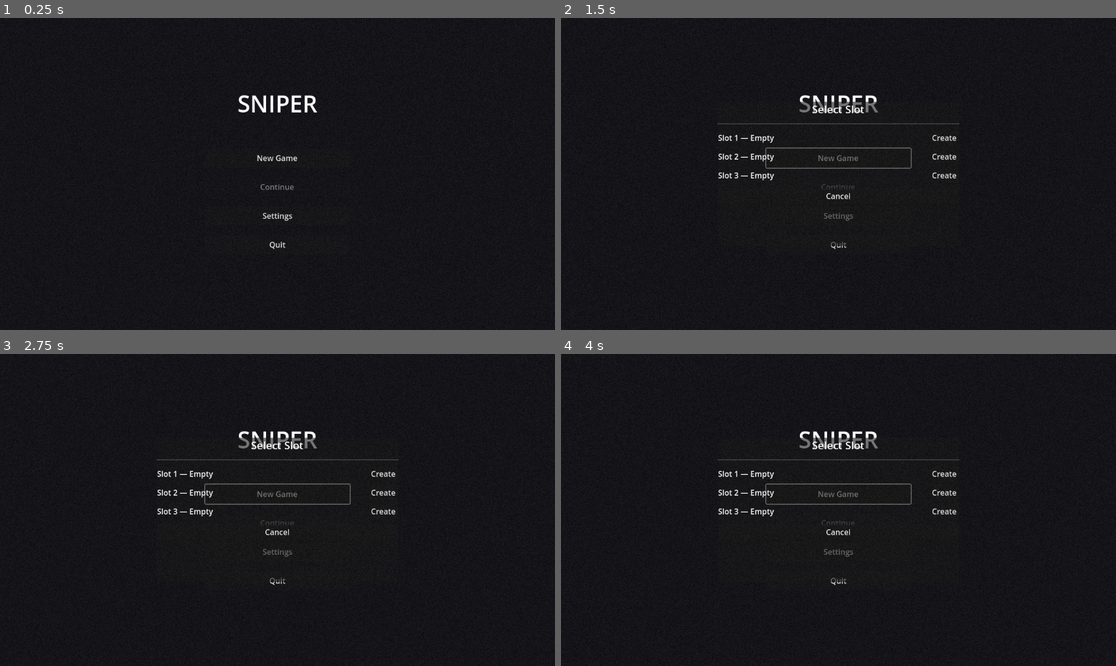
Above: before the commit, frames 1-4 (two rows, left to right).
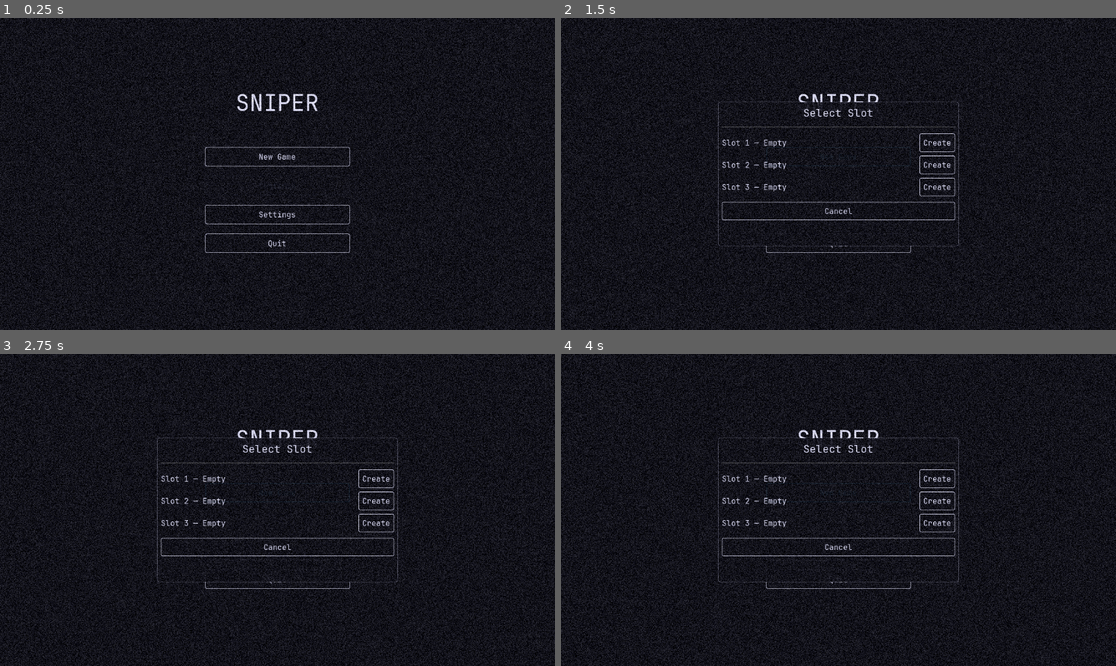
Above: after the commit, the same moments.

Repository: artemiiShabanov/UntitledSniperGame
Game: Godot game, scene res://scenes/ui/main_menu.tscn
Same seed, same stepped clock (60 frames per second), same inputs: the game is played once before the commit and once after it.
Inputs (mouse positions are in pixels of both pictures, inside the frame that each line leads up to):
- Up to frame 1 (0.25 s): no input
- Up to frame 2 (1.5 s): click "New Game" at 0.5 s; click "New Game" at 1.25 s
- Up to frame 3 (2.75 s): tap Enter at 2 s; move the mouse to (399, 494) at 2.02 s; hold D (move_right) from 2.03 s (still down); tap 1 (ammo_1) at 2.1 s; tap Space (jump) at 2.27 s
- Up to frame 4 (4 s): move the mouse to (727, 525) at 2.77 s; release D (move_right) at 2.78 s; hold S (move_backward) 2.78-3.53 s; tap 2 (ammo_2) at 2.85 s; tap Space (jump) at 3.02 s; move the mouse to (894, 441) at 3.52 s; hold D (move_right) from 3.53 s (still down); tap 3 (ammo_3) at 3.6 s

The runs differ from the first frame. In frame 1, 1.7% of the frame differs, in the area x 0-100%, y 0-100%; in frame 2, 3.4%; in frame 3, 3.3%; in frame 4, 3.4%.

Commit message:
PaletteTheme system: global UI theming + JetBrains Mono font
- PaletteTheme autoload builds a Theme resource from active palette
  and applies to root viewport — all UI inherits automatically
- JetBrains Mono Regular/Bold as default game font (monospace, tactical)
- Theme covers: Label, Button, Panel, ProgressBar, CheckButton,
  HSlider, LineEdit — all palette-reactive on swap
- Flat StyleBoxFlat panels with subtle borders, no gradients
- Main menu background driven by palette fg_dark
- Title uses accent_friendly at 48px

New node types get themed automatically — no per-node color setup needed
unless conditional logic is required (e.g. timer turning red).

Co-Authored-By: Claude Opus 4.6 <noreply@anthropic.com>

Diff:
--- a/project.godot
+++ b/project.godot
@@ -26,6 +26,7 @@
 SettingsManager="*res://scripts/ui/settings_manager.gd"
 PauseMenu="*res://scenes/ui/pause_menu.tscn"
 PaletteManager="*res://scripts/systems/palette_manager.gd"
+PaletteTheme="*res://scripts/ui/palette_theme.gd"
 FilmGrainOverlay="*res://scenes/ui/film_grain_overlay.tscn"
 
 [display]
--- a/scenes/ui/film_grain_overlay.tscn
+++ b/scenes/ui/film_grain_overlay.tscn
@@ -1,10 +1,10 @@
-[gd_scene load_steps=3 format=3]
+[gd_scene load_steps=3 format=3 uid="uid://hl2ul6vlsoh"]
 
-[ext_resource type="Shader" path="res://shaders/film_grain.gdshader" id="1_shader"]
+[ext_resource type="Shader" uid="uid://c4k7ml05i2o2j" path="res://shaders/film_grain.gdshader" id="1_shader"]
 
 [sub_resource type="ShaderMaterial" id="ShaderMaterial_1"]
 shader = ExtResource("1_shader")
-shader_parameter/grain_intensity = 0.04
+shader_parameter/grain_intensity = 0.15
 shader_parameter/grain_speed = 2.0
 
 [node name="FilmGrainOverlay" type="CanvasLayer"]
--- a/scenes/ui/main_menu.tscn
+++ b/scenes/ui/main_menu.tscn
@@ -19,7 +19,7 @@
 anchor_bottom = 1.0
 grow_horizontal = 2
 grow_vertical = 2
-color = Color(0.08, 0.08, 0.1, 1)
+color = Color(0.12, 0.12, 0.12, 1)
 
 [node name="VBox" type="VBoxContainer" parent="."]
 layout_mode = 1
--- a/scripts/ui/main_menu.gd
+++ b/scripts/ui/main_menu.gd
@@ -1,6 +1,7 @@
 extends Control
 ## Main menu — first screen the player sees.
 
+@onready var background: ColorRect = $Background
 @onready var title: Label = $VBox/Title
 @onready var new_game_btn: Button = $VBox/NewGameButton
 @onready var continue_btn: Button = $VBox/ContinueButton
@@ -31,6 +32,16 @@
 
 	# Enable continue only if any save exists
 	continue_btn.disabled = not _any_save_exists()
+
+	# Palette-driven colors
+	_apply_palette()
+	PaletteManager.palette_changed.connect(func(_p: PaletteResource) -> void: _apply_palette())
+
+
+func _apply_palette() -> void:
+	background.color = PaletteManager.get_color(&"fg_dark")
+	title.add_theme_color_override("font_color", PaletteManager.get_color(&"accent_friendly"))
+	title.add_theme_font_size_override("font_size", 48)
 
 
 func _any_save_exists() -> bool:
--- /dev/null
+++ b/scripts/ui/palette_theme.gd
@@ -0,0 +1,157 @@
+extends Node
+## Builds and maintains a Godot Theme resource driven by the active palette.
+## Autoloaded — applies the theme to the root viewport so all UI inherits it.
+## Only nodes with explicit overrides (e.g. conditional HUD colors) need manual work.
+
+var theme: Theme
+
+## Font resources (loaded once)
+var _font_regular: Font
+var _font_bold: Font
+
+## Default sizes
+const FONT_SIZE_DEFAULT := 16
+const FONT_SIZE_SMALL := 13
+const FONT_SIZE_LARGE := 22
+const FONT_SIZE_TITLE := 36
+
+## Panel styling
+const PANEL_CORNER_RADIUS := 4
+const PANEL_BORDER_WIDTH := 1
+const BUTTON_CORNER_RADIUS := 3
+
+
+func _ready() -> void:
+	_load_fonts()
+	theme = Theme.new()
+	_build_theme()
+	_apply_to_viewport()
+	PaletteManager.palette_changed.connect(_on_palette_changed)
+
+
+func _on_palette_changed(_palette: PaletteResource) -> void:
+	_build_theme()
+
+
+## ── Theme construction ──────────────────────────────────────────────────────
+
+func _build_theme() -> void:
+	var p := PaletteManager.current
+	if not p:
+		return
+
+	_build_fonts()
+	_build_label(p)
+	_build_button(p)
+	_build_panel(p)
+	_build_progress_bar(p)
+	_build_check_button(p)
+	_build_slider(p)
+	_build_line_edit(p)
+
+
+func _build_fonts() -> void:
+	## Set default font and sizes for all control types
+	theme.default_font = _font_regular
+	theme.default_font_size = FONT_SIZE_DEFAULT
+
+	theme.set_font("font", "Label", _font_regular)
+	theme.set_font("font", "Button", _font_regular)
+	theme.set_font("font", "LineEdit", _font_regular)
+	theme.set_font("font", "CheckButton", _font_regular)
+
+	theme.set_font_size("font_size", "Label", FONT_SIZE_DEFAULT)
+	theme.set_font_size("font_size", "Button", FONT_SIZE_DEFAULT)
+	theme.set_font_size("font_size", "LineEdit", FONT_SIZE_DEFAULT)
+	theme.set_font_size("font_size", "CheckButton", FONT_SIZE_DEFAULT)
+
+
+func _build_label(p: PaletteResource) -> void:
+	theme.set_color("font_color", "Label", p.accent_friendly)
+	theme.set_color("font_shadow_color", "Label", Color(p.fg_dark, 0.3))
+	theme.set_constant("shadow_offset_x", "Label", 1)
+	theme.set_constant("shadow_offset_y", "Label", 1)
+
+
+func _build_button(p: PaletteResource) -> void:
+	var normal := _flat_box(p.fg_dark, BUTTON_CORNER_RADIUS, p.accent_friendly, PANEL_BORDER_WIDTH)
+	var hover := _flat_box(Color(p.fg_dark, 0.9), BUTTON_CORNER_RADIUS, p.accent_friendly, PANEL_BORDER_WIDTH)
+	var pressed := _flat_box(p.accent_friendly, BUTTON_CORNER_RADIUS, p.accent_friendly, 0)
+	var disabled := _flat_box(Color(p.fg_dark, 0.4), BUTTON_CORNER_RADIUS, Color(p.bg_mid, 0.3), PANEL_BORDER_WIDTH)
+	var focus := _flat_box(p.fg_dark, BUTTON_CORNER_RADIUS, p.accent_loot, 2)
+
+	theme.set_stylebox("normal", "Button", normal)
+	theme.set_stylebox("hover", "Button", hover)
+	theme.set_stylebox("pressed", "Button", pressed)
+	theme.set_stylebox("disabled", "Button", disabled)
+	theme.set_stylebox("focus", "Button", focus)
+
+	theme.set_color("font_color", "Button", p.accent_friendly)
+	theme.set_color("font_hover_color", "Button", p.bg_light)
+	theme.set_color("font_pressed_color", "Button", p.fg_dark)
+	theme.set_color("font_disabled_color", "Button", Color(p.bg_mid, 0.5))
+	theme.set_color("font_focus_color", "Button", p.accent_loot)
+
+
+func _build_panel(p: PaletteResource) -> void:
+	var panel_box := _flat_box(Color(p.fg_dark, 0.92), PANEL_CORNER_RADIUS, Color(p.accent_friendly, 0.3), PANEL_BORDER_WIDTH)
+	theme.set_stylebox("panel", "PanelContainer", panel_box)
+	theme.set_stylebox("panel", "Panel", panel_box)
+
+
+func _build_progress_bar(p: PaletteResource) -> void:
+	var bg := _flat_box(Color(p.fg_dark, 0.6), 2)
+	var fill := _flat_box(p.accent_friendly, 2)
+	theme.set_stylebox("background", "ProgressBar", bg)
+	theme.set_stylebox("fill", "ProgressBar", fill)
+
+
+func _build_check_button(p: PaletteResource) -> void:
+	theme.set_color("font_color", "CheckButton", p.accent_friendly)
+	theme.set_color("font_hover_color", "CheckButton", p.bg_light)
+	theme.set_color("font_pressed_color", "CheckButton", p.accent_loot)
+
+
+func _build_slider(p: PaletteResource) -> void:
+	var slider_bg := _flat_box(Color(p.fg_dark, 0.6), 2)
+	var grabber_area := _flat_box(p.accent_friendly, 2)
+	theme.set_stylebox("slider", "HSlider", slider_bg)
+	theme.set_stylebox("grabber_area", "HSlider", grabber_area)
+	theme.set_stylebox("grabber_area_highlight", "HSlider", _flat_box(p.bg_light, 2))
+
+
+func _build_line_edit(p: PaletteResource) -> void:
+	var normal := _flat_box(Color(p.fg_dark, 0.8), 2, Color(p.accent_friendly, 0.4), 1)
+	var focus := _flat_box(Color(p.fg_dark, 0.9), 2, p.accent_friendly, 1)
+	theme.set_stylebox("normal", "LineEdit", normal)
+	theme.set_stylebox("focus", "LineEdit", focus)
+	theme.set_color("font_color", "LineEdit", p.accent_friendly)
+	theme.set_color("caret_color", "LineEdit", p.accent_friendly)
+
+
+## ── Helpers ─────────────────────────────────────────────────────────────────
+
+func _flat_box(bg_color: Color, corner_radius: int, border_color: Color = Color.TRANSPARENT, border_width: int = 0) -> StyleBoxFlat:
+	var box := StyleBoxFlat.new()
+	box.bg_color = bg_color
+	box.set_corner_radius_all(corner_radius)
+	if border_width > 0:
+		box.border_color = border_color
+		box.set_border_width_all(border_width)
+	box.set_content_margin_all(8)
+	return box
+
+
+func _load_fonts() -> void:
+	_font_regular = load("res://assets/fonts/JetBrainsMono-Regular.ttf")
+	_font_bold = load("res://assets/fonts/JetBrainsMono-Bold.ttf")
+	if not _font_regular:
+		push_warning("PaletteTheme: could not load regular font")
+	if not _font_bold:
+		push_warning("PaletteTheme: could not load bold font")
+
+
+func _apply_to_viewport() -> void:
+	var root := get_tree().root
+	if root:
+		root.theme = theme
Binary file added: assets/fonts/JetBrainsMono-Bold.ttf
Binary file added: assets/fonts/JetBrainsMono-Regular.ttf
